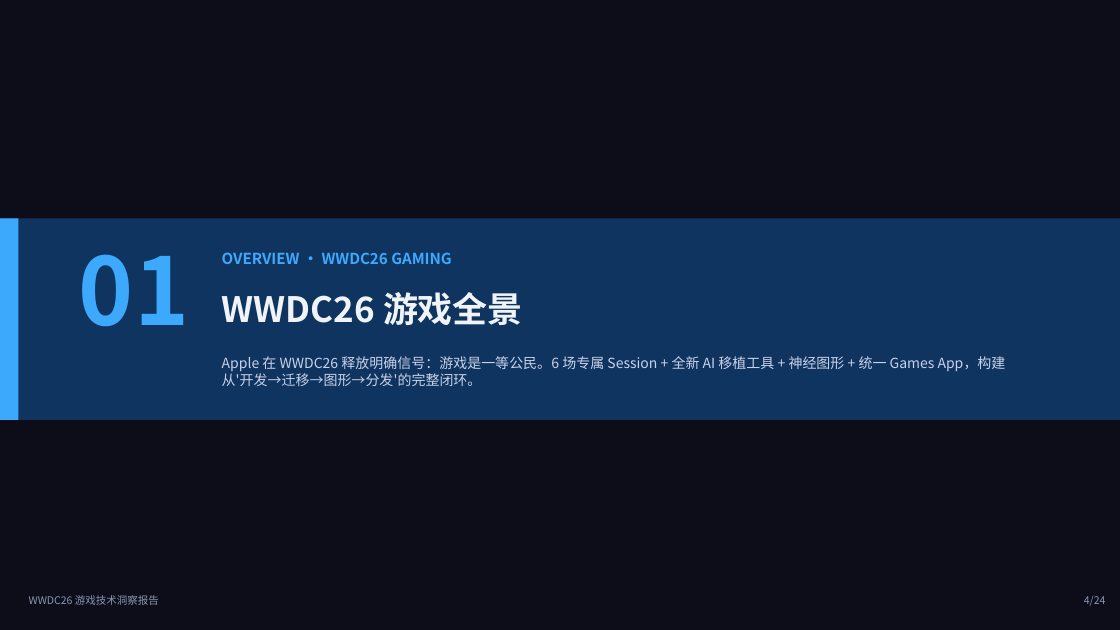
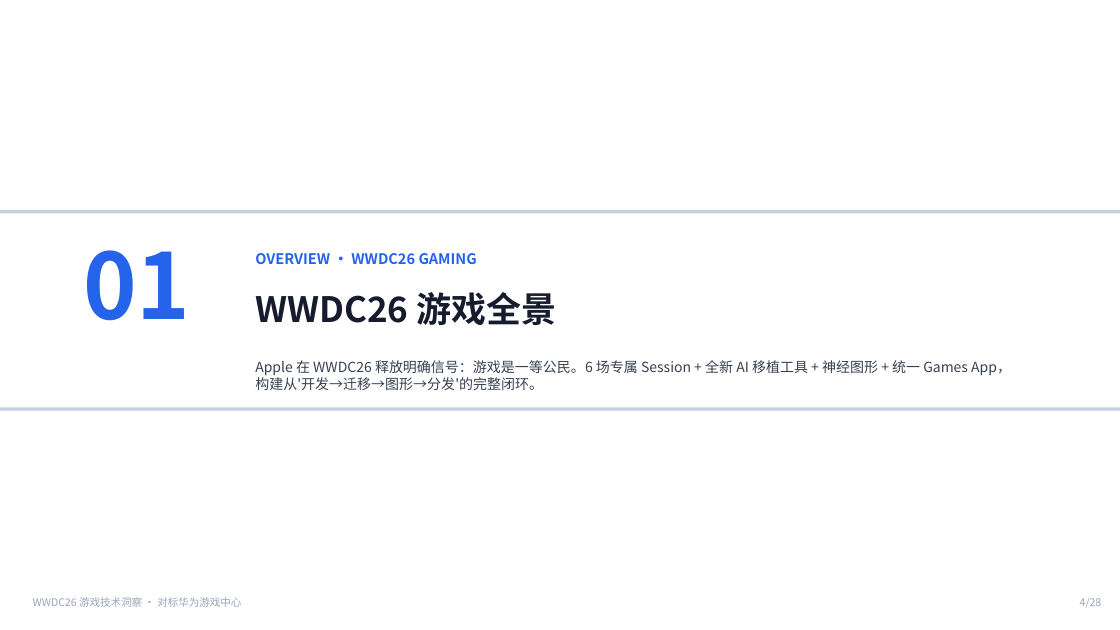
Before and after one commit to xhyha/insight, a slide deck: slide 4 of WWDC26_Gaming_Insight_Report.pptx. Drawn at 1120x630 pixels with LibreOffice and Linux fonts; fonts in the diff are those of the drawing. Boxes give left, top, right and bottom in pixels: in the first picture for what was removed or moved away, otherwise in the second. Text is boxed around its words. In the diff, an @@ line names an element or a change of style, - is before the commit and + after.

Commit message:
WWDC26游戏洞察 v2 - 白底版 + 新增华为游戏中心对标启发 (28 pages)
主要变更：
- 全局改为纯白底色主题（原深色主题）
- 新增第六章「对标华为游戏中心」(5 页)：
  · 华为游戏中心/HMS Game Service 现状速览
  · WWDC26 vs 华为 全维度对比矩阵
  · 对华为游戏中心的 7 大启发（分 2 页）
- 结论与行动建议改为华为视角路线图
- 目录与封面更新，总页数 24→28

7 大启发：AI迁移助手 / NPU神经升频 / 命令行AI调试 /
设备级智能画质预设 / 社交化发现 / 引擎插件资源分包 / 多设备空间游戏

```diff
--- a/WWDC26_Gaming_Insight_Report.pptx
+++ b/WWDC26_Gaming_Insight_Report.pptx
@@ background #0D0D1A to #FFFFFF @@
@@ rectangle: place and size @@
-rectangle at (0,218,1120,420)
+rectangle at (0,210,1120,213)
@@ rectangle at (0,210,1120,213): fill #0F3460 to #C4CFE0 @@
@@ rectangle removed at (0,218,18,420) @@
@@ text "01" at (83,250,190,321): size 80 to 78 pt, text colour #3DA9FC to #2563EB @@
@@ text "OVERVIEW · WWDC26 GAMING": place and size @@
-text "OVERVIEW · WWDC26 GAMING" at (222,252,452,264)
+text "OVERVIEW · WWDC26 GAMING" at (255,253,477,264)
@@ text "OVERVIEW · WWDC26 GAMING" at (255,253,477,264): size 13 to 12.5 pt, text colour #3DA9FC to #2563EB @@
@@ text "WWDC26 游戏全景": place and size @@
-text "WWDC26 游戏全景" at (222,292,523,325)
+text "WWDC26 游戏全景" at (255,292,557,325)
@@ text "WWDC26 游戏全景" at (255,292,557,325): text colour #F0F4F8 to #161B2E @@
@@ text "Apple 在 WWDC26 释放明确信号：游戏是一等公民。6 场专属 ...": place and size @@
-text "Apple 在 WWDC26 释放明确信号：游戏是一等公民。6 场专属 ..." at (222,356,1006,386)
+text "Apple 在 WWDC26 释放明确信号：游戏是一等公民。6 场专属 ..." at (255,360,1011,390)
@@ text "Apple 在 WWDC26 释放明确信号：游戏是一等公民。6 场专属 ..." at (255,360,1011,390): text colour #C9D1E8 to #374151 @@
@@ rectangle added at (0,408,1120,411), fill #C4CFE0 @@
@@ text at (33,597,241,607): text changed; text colour #8B95B0 to #9AA5BC @@
-WWDC26 游戏技术洞察报告
+WWDC26 游戏技术洞察 · 对标华为游戏中心
@@ text at (1080,598,1102,608): text changed; text colour #8B95B0 to #9AA5BC @@
-4/24
+4/28
```
Also in this commit, not shown: 22 other slides changed, 5 slides added, 1 slide removed.
